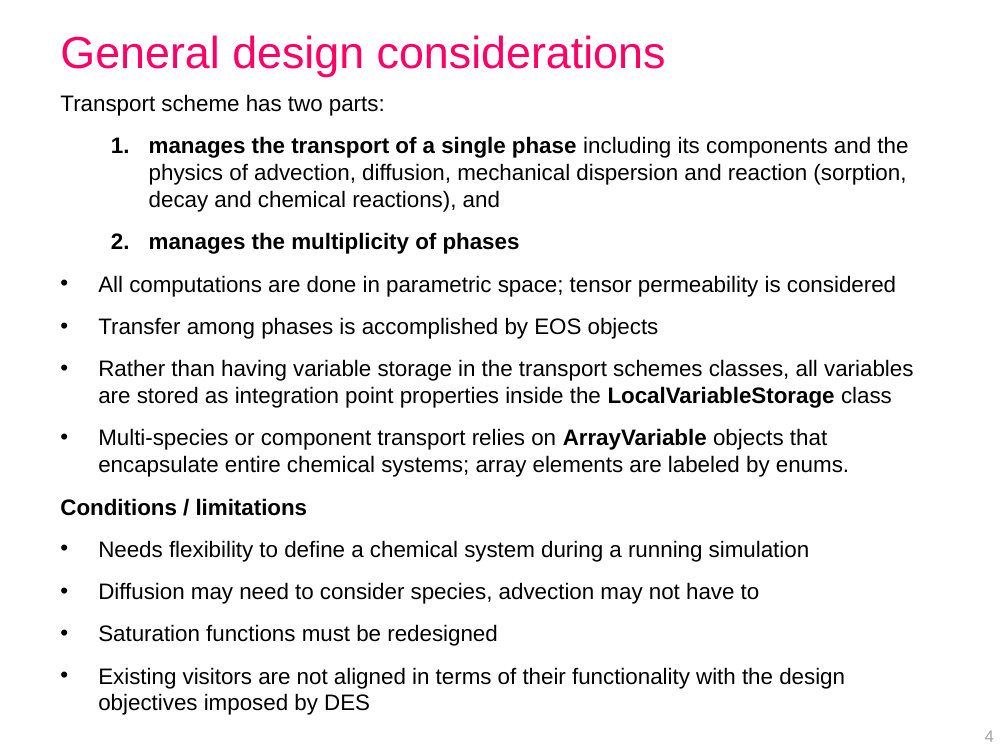
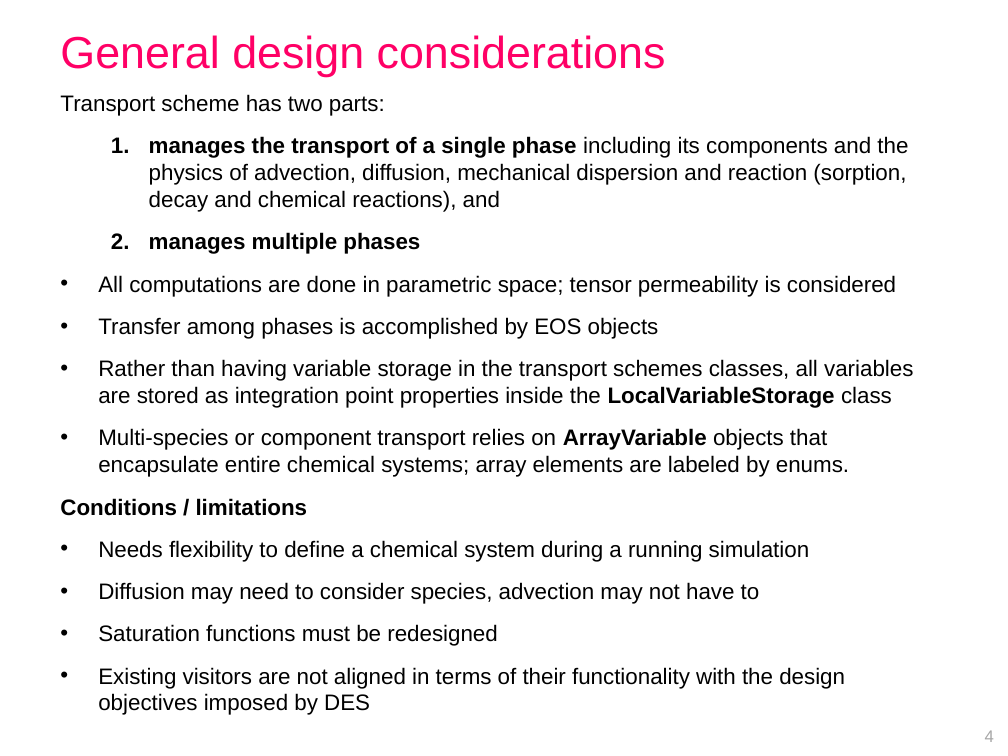
Before and after one commit to openCSMP/openCSMP, a slide deck: slide 4 of doc/SKM2018_Melbourne_transport_scheme.pptx. Drawn at 1008x756 pixels with LibreOffice and Linux fonts; fonts in the diff are those of the drawing. Boxes give left, top, right and bottom in pixels: in the first picture for what was removed or moved away, otherwise in the second. Text is boxed around its words. In the diff, an @@ line names an element or a change of style, - is before the commit and + after.

```diff
--- a/doc/SKM2018_Melbourne_transport_scheme.pptx
+++ b/doc/SKM2018_Melbourne_transport_scheme.pptx
@@ text at [149, 232, 420, 254]: text changed @@
-  2. manages the multiplicity of phases
+  2. manages multiple phases
```
Also in this commit, not shown: 70 other slides changed, 16 other files.
